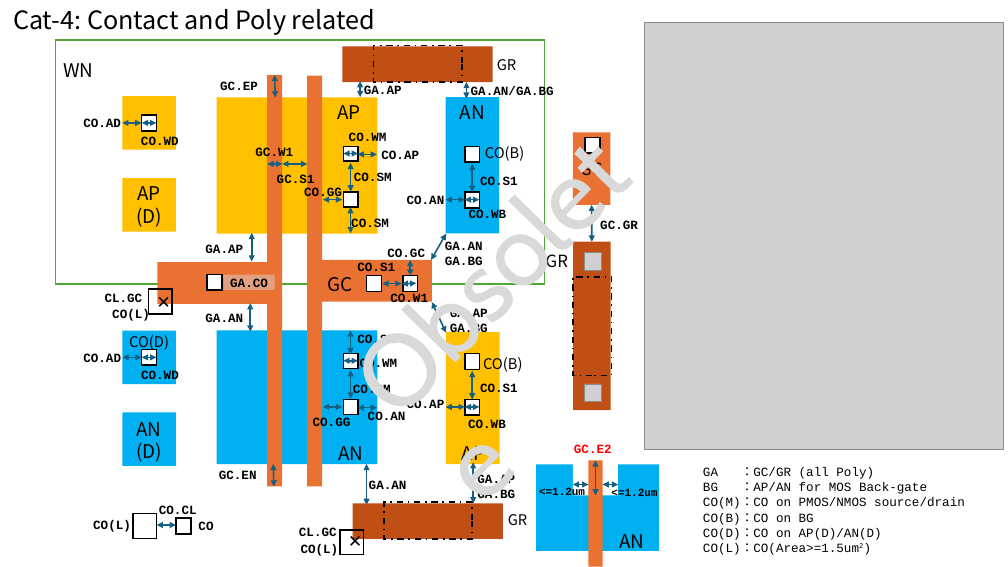
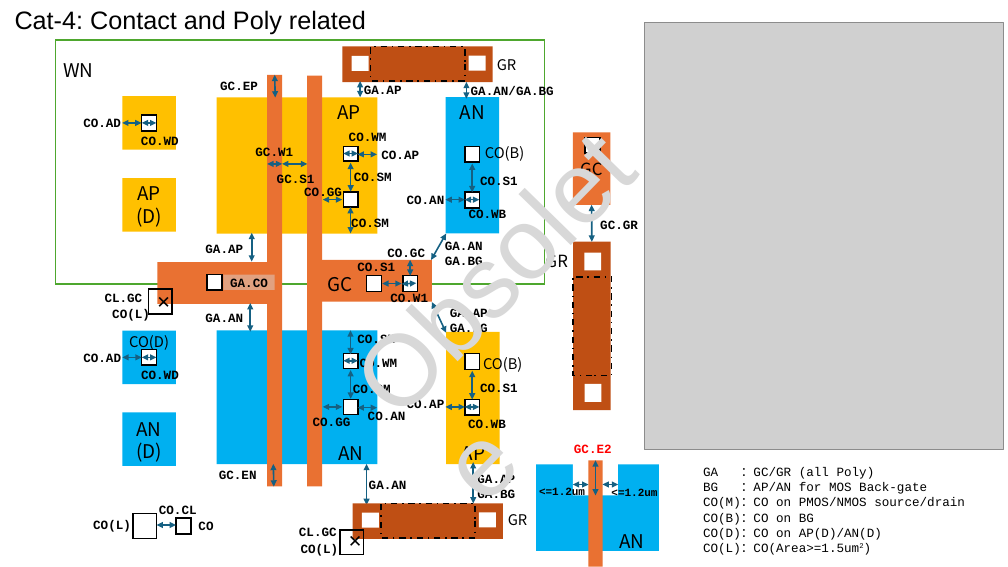
Before and after one commit to OpenSUSI/TR-1um, a slide deck: slide 19 of Document/TR-1um_DRC_summary.pptx. Drawn at 1008x567 pixels with LibreOffice and Linux fonts; fonts in the diff are those of the drawing; grey boxes stand for pictures; background and template pictures are left out. Boxes give left, top, right and bottom in pixels: in the first picture for what was removed or moved away, otherwise in the second. Text is boxed around its words. In the diff, an @@ line names an element or a change of style, - is before the commit and + after.

```diff
--- a/Document/TR-1um_DRC_summary.pptx
+++ b/Document/TR-1um_DRC_summary.pptx
@@ text "Cat-4: Contact and Poly related" at [15,10,366,35]: font Noto Sans CJK JP to Arial @@
@@ fill #C04F15 to #BF4F14 in 3 elements at [573,242,611,410], [353,504,504,539], [343,46,493,82] @@
@@ rectangle added at [352,55,368,71], fill #FFFFFF @@
@@ rectangle added at [470,55,485,71], fill #FFFFFF @@
@@ text "Obsolete" at [319,68,692,446]: font Cabin to Arial, text colour #D9D9D9 to #D8D8D8 @@
@@ picture removed at [585,253,601,271] @@
@@ rectangle added at [585,253,601,271], fill #FFFFFF @@
@@ picture removed at [585,384,602,402] @@
@@ rectangle added at [585,384,602,402], fill #FFFFFF @@
@@ rectangle added at [362,512,378,528], fill #FFFFFF @@
@@ rectangle added at [479,512,495,528], fill #FFFFFF @@
```
Also in this commit, not shown: 58 other slides changed, 14 other files.
